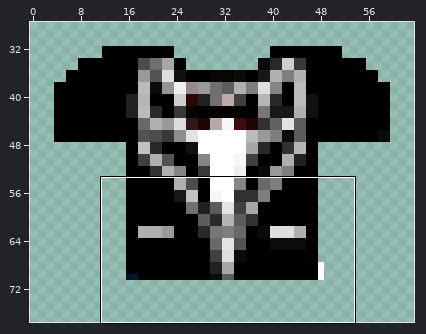
One commit to this sprite sheet: images/Joe8Bit_T4.gif. The picture above shows the old version from afar; the outline marks the close-up.
Close-up. The starting point:
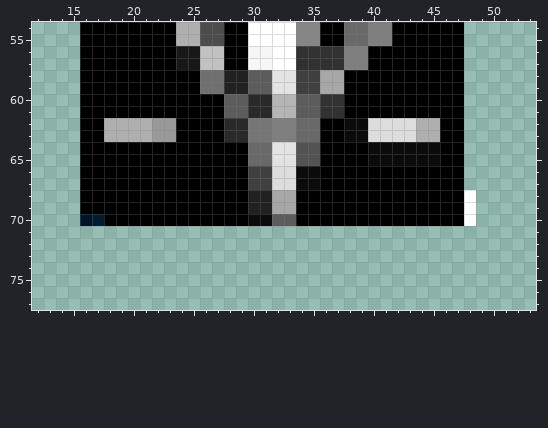
The file is 64x128 pixels. Colours within 5 levels of each other are drawn and written as one. Shown: x 12..53, y 54..77. The wide view leaves out empty margins.
After the commit:
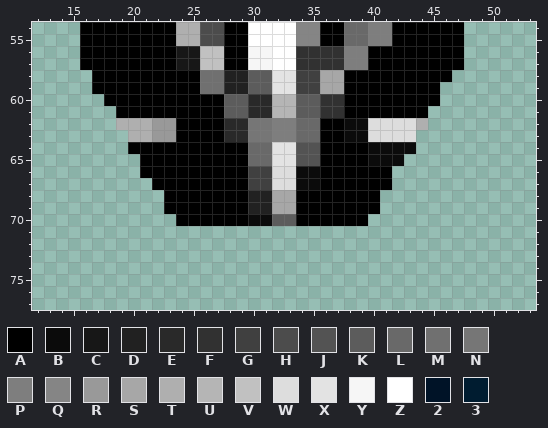
Palette (. is transparent): A #000000  B #0b0b0b  C #171717  D #212121  E #292929  F #313131  G #404040  H #4c4c4c  J #535353  K #5c5c5c  L #696969  M #707070  N #767676  P #7e7e7e  Q #858585  R #999999  S #a7a7a7  T #afafaf  U #b5b5b5  V #c1c1c1  W #dddddd  X #e3e3e3  Y #f6f6f6  Z #ffffff  2 #001327  3 #001c30
The edit:
{"y":58,"x":16,"old":"A","new":"."}
{"y":58,"x":47,"old":"A","new":"."}
{"y":59,"x":16,"old":"A","new":"."}
{"y":59,"x":46,"old":"AA","new":".."}
{"y":60,"x":16,"old":"AA","new":".."}
{"y":60,"x":46,"old":"AA","new":".."}
{"y":61,"x":16,"old":"AAA","new":"..."}
{"y":61,"x":45,"old":"AAA","new":"..."}
{"y":62,"x":16,"old":"AAT","new":"..."}
{"y":62,"x":45,"old":"TAA","new":"..."}
{"y":63,"x":16,"old":"AATT","new":"...."}
{"y":63,"x":44,"old":"TTAA","new":"...."}
{"y":64,"x":16,"old":"AAAA","new":"...."}
{"y":64,"x":44,"old":"BBAA","new":"...."}
{"y":65,"x":16,"old":"AAAAA","new":"....."}
{"y":65,"x":43,"old":"BBBAA","new":"....."}
{"y":66,"x":16,"old":"AAAAA","new":"....."}
{"y":66,"x":42,"old":"AAAAAA","new":"......"}
{"y":67,"x":16,"old":"AAAAAA","new":"......"}
{"y":67,"x":42,"old":"AAAAAA","new":"......"}
{"y":68,"x":16,"old":"AAAAAAA","new":"......."}
{"y":68,"x":41,"old":"AAAAAAAZ","new":"........"}
{"y":69,"x":16,"old":"AAAAAAA","new":"......."}
{"y":69,"x":41,"old":"AAAAAAAZ","new":"........"}
{"y":70,"x":16,"old":"23AAAAAA","new":"........"}
{"y":70,"x":40,"old":"AAAAAAAAZ","new":"........."}
